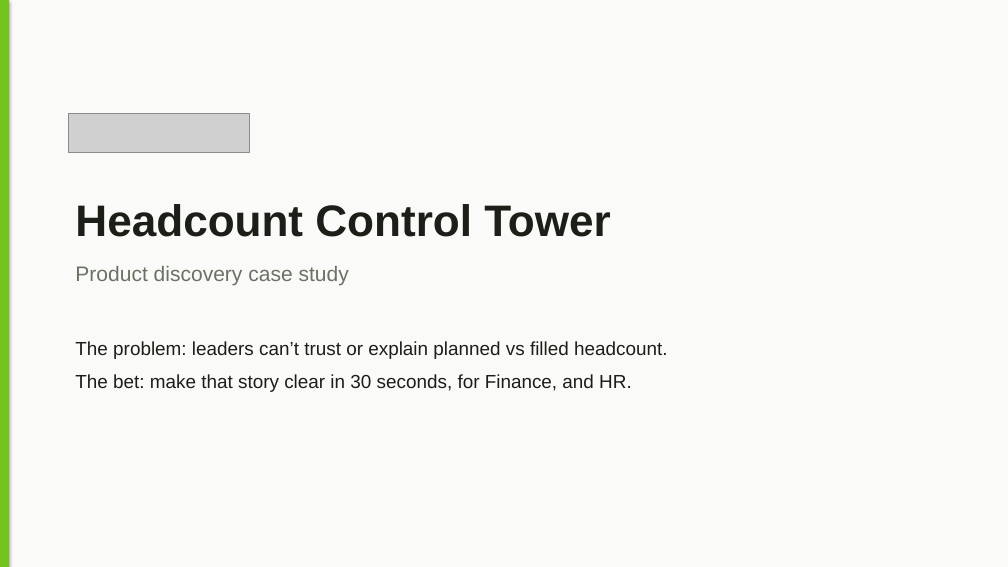
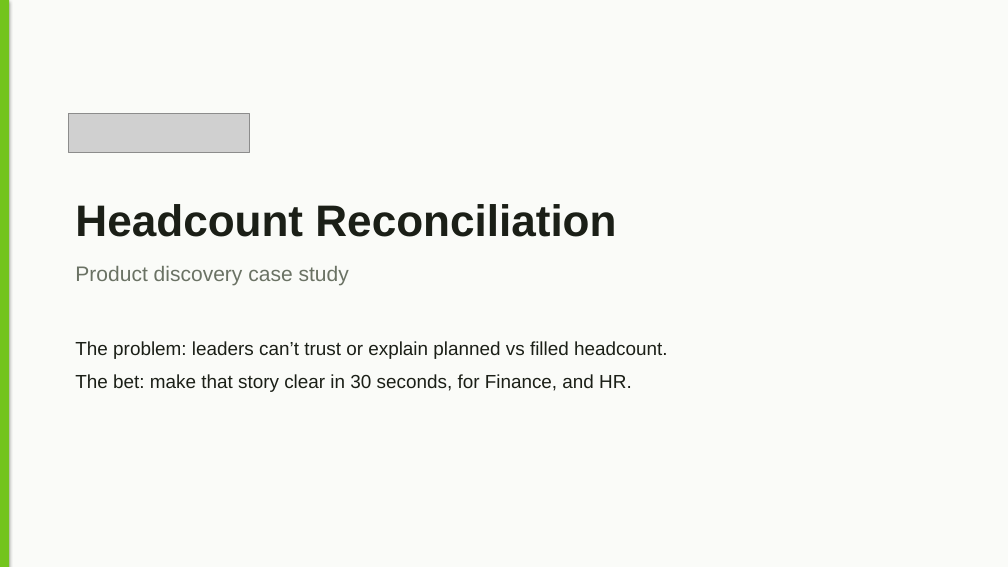
Before and after one commit to Brigdawg/Headcount-Reconciliation, a slide deck: slide 1 of deck/Headcount_Control_Tower_Case_Study.pptx. Drawn at 1008x567 pixels with LibreOffice and Linux fonts; fonts in the diff are those of the drawing; grey boxes stand for pictures. Boxes give left, top, right and bottom in pixels: in the first picture for what was removed or moved away, otherwise in the second. Text is boxed around its words. In the diff, an @@ line names an element or a change of style, - is before the commit and + after.

```diff
--- a/deck/Headcount_Control_Tower_Case_Study.pptx
+++ b/deck/Headcount_Control_Tower_Case_Study.pptx
@@ text at [75, 204, 616, 237]: text changed @@
-Headcount Control Tower
+Headcount Reconciliation
```
Also in this commit, not shown: 7 other slides changed.
